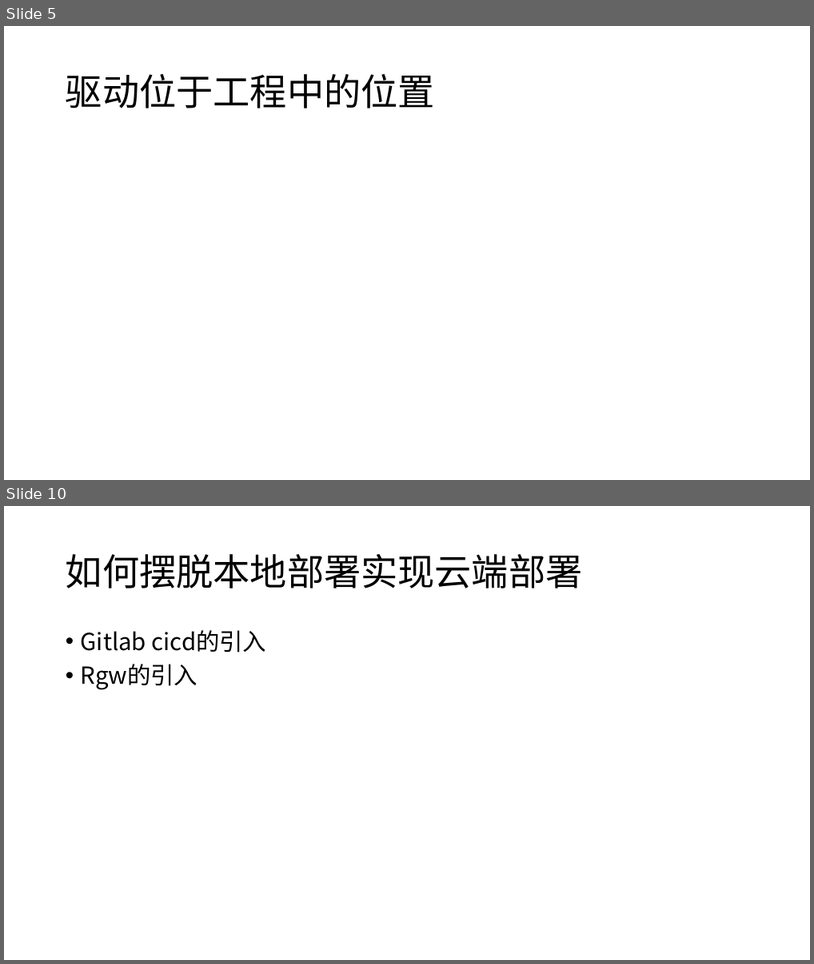
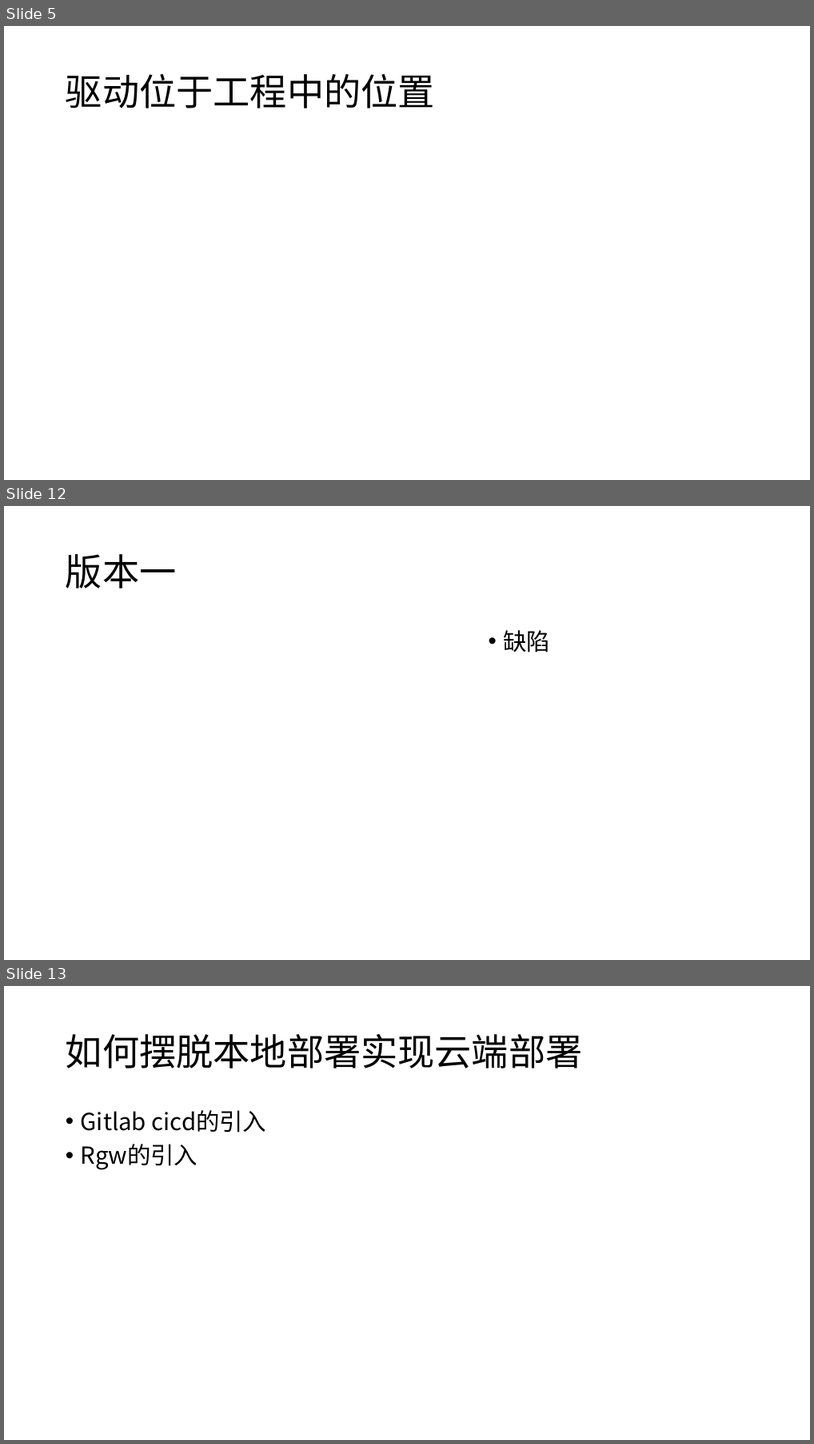
Before and after one commit to whitebkues1/ppt, a slide deck: xianzheng.pptx. Shown one above the other, each under a label of ours: slides 5 and 10 before the commit, slides 5, 12 and 13 after it; the slides between them are not shown. The pictures are 814x964 and 814x1444 pixels, drawn with LibreOffice and Linux fonts; fonts in the diff are those of the drawing. Boxes give left, top, right and bottom in pixels: in the first picture for what was removed or moved away, otherwise in the second. Text is boxed around its words. In the diff, an @@ line names an element or a change of style, - is before the commit and + after.

```diff
--- a/xianzheng.pptx
+++ b/xianzheng.pptx
@@ slide 12 added at box(4, 506, 810, 960), background #FFFFFF @@
@@ title added at box(66, 554, 177, 588), 44 pt, text #000000 @@
+版本一
@@ text added at box(503, 630, 550, 652), 28 pt, text #000000 @@
+• 缺陷
@@ what was slide 10 is now slide 13 @@
```
Also in this commit, not shown: 4 slides changed, 2 other slides added, 4 other files.
